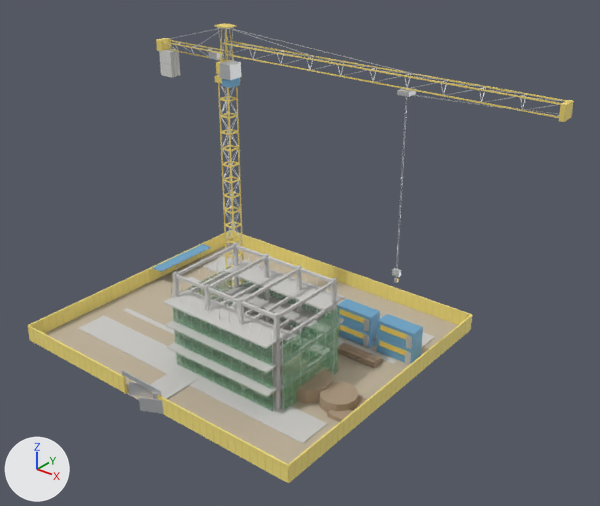
The glTF model ClientWeb/src/assets/models/civic/construction_site.glb, before and after one commit.
The view is the same before and after, from a 50 mm camera at (6.51, -7.94, 6.63) aimed at (0.23, -0.09, 1.76). The axes (+X, +Y, +Z) are drawn at lower left. The lights are the same throughout. The picture after the commit comes second.

The older version as bpy lines, for what is in view:
```python
ob_crane_metal = bpy.data.objects.new('Crane_Metal', me_cube_171)
ob_crane_metal.location = (0.0, 0.0, 0.0)
ob_crane_weight = bpy.data.objects.new('Crane_Weight', me_cube_478)
ob_crane_weight.location = (0.0, 0.0, 0.0)
ob_crane_yellow = bpy.data.objects.new('Crane_Yellow', me_cube_009)
ob_crane_yellow.location = (0.0, 0.0, 0.0)
ob_site_cabin = bpy.data.objects.new('Site_Cabin', me_cube_496)
ob_site_cabin.location = (0.0, 0.0, 0.0)
ob_site_concrete = bpy.data.objects.new('Site_Concrete', me_cube_001)
ob_site_concrete.location = (0.0, 0.0, 0.0)
ob_site_earth = bpy.data.objects.new('Site_Earth', me_cube)
ob_site_earth.location = (0.0, 0.0, 0.0)
ob_site_hoard = bpy.data.objects.new('Site_Hoard', me_cube_007)
ob_site_hoard.location = (0.0, 0.0, 0.0)
ob_site_material = bpy.data.objects.new('Site_Material', me_cylinder_025)
ob_site_material.location = (0.0, 0.0, 0.0)
ob_site_net = bpy.data.objects.new('Site_Net', me_cube_653)
ob_site_net.location = (0.0, 0.0, 0.0)
```
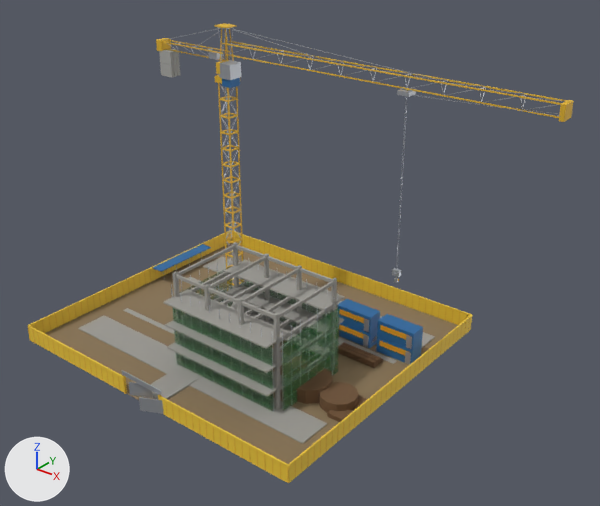
The change, as a list of edits to the scene's bpy script:
```text
Change mat_crane_metal_mat:
    mat_crane_metal_mat.base_color: (0.722, 0.737, 0.761) -> (0.479, 0.503, 0.539)  # light grey #dddfe2 -> light grey #b8bcc2
Change mat_crane_weight_mat:
    mat_crane_weight_mat.base_color: (0.659, 0.659, 0.643) -> (0.392, 0.392, 0.371)  # light grey #d4d4d2 -> grey #a8a8a4
Change mat_crane_yellow_mat:
    mat_crane_yellow_mat.base_color: (0.91, 0.725, 0.188) -> (0.807, 0.485, 0.0296)  # yellow #f5dd78 -> yellow #e8b930
Change mat_site_cabin_mat:
    mat_site_cabin_mat.base_color: (0.184, 0.435, 0.659) -> (0.0284, 0.159, 0.392)  # blue #77b0d4 -> blue #2f6fa8
Change mat_site_concrete_mat:
    mat_site_concrete_mat.base_color: (0.62, 0.612, 0.588) -> (0.342, 0.332, 0.305)  # light grey #cecdca -> grey #9e9c96
Change mat_site_earth_mat:
    mat_site_earth_mat.base_color: (0.541, 0.463, 0.345) -> (0.254, 0.181, 0.0976)  # beige #c2b59f -> brown #8a7658
Change mat_site_hoard_mat:
    mat_site_hoard_mat.base_color: (0.941, 0.788, 0.227) -> (0.871, 0.584, 0.0423)  # yellow #f8e683 -> yellow #f0c93a
Change mat_site_material_mat:
    mat_site_material_mat.base_color: (0.478, 0.361, 0.251) -> (0.195, 0.107, 0.0513)  # beige #b8a289 -> brown #7a5c40
Change mat_site_net_mat:
    mat_site_net_mat.base_color: (0.184, 0.478, 0.243) -> (0.0284, 0.195, 0.0482)  # green #77b887 -> dark green #2f7a3e
Change mat_site_warn_mat:
    mat_site_warn_mat.base_color: (0.878, 0.627, 0.125) -> (0.745, 0.352, 0.0144)  # yellow #f1cf63 -> orange #e0a020
```

Location of each change, (x1, y1, x2, y2) in pixels of the pictures (600 x 506 px):
'Site_Concrete', recoloured (light grey to grey)
    both: (78, 242, 435, 444)
'Site_Earth', recoloured (beige to brown)
    both: (45, 243, 458, 464)
'Site_Hoard', recoloured
    both: (28, 230, 473, 483)
'Site_Net', recoloured
    both: (172, 266, 339, 412)
'Crane_Yellow', recoloured
    both: (28, 23, 574, 483)
'Crane_Metal', recoloured
    both: (121, 27, 561, 414)
'Site_Cabin', recoloured
    both: (153, 78, 423, 364)
'Site_Material', recoloured (beige to brown)
    both: (297, 342, 383, 422)
'Site_Warn', recoloured
    both: (339, 279, 409, 356)
'Crane_Weight', recoloured (light grey to grey)
    both: (159, 48, 180, 77)
